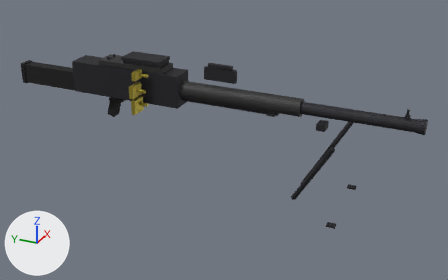
What one commit did to the glTF model public/models/weapons/m60.glb.
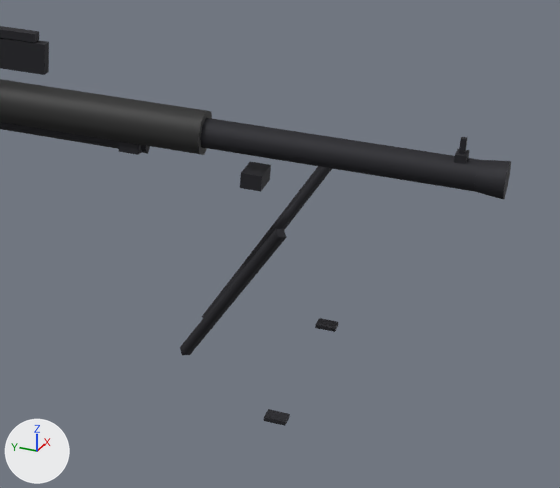
The first picture shows the older version from a 50 mm lens placed at (-1.255, -0.824, 0.563), pointed at (0.007, -0.256, -0.068). The close-ups show the older and then the newer version on the part from 48% to 100% of the width and 19% to 91% of the height of that picture. Only the edits that show in the close-ups are written down. The axes (+X, +Y, +Z) are drawn at lower left. The lights are the same throughout. Where no turn or scale is listed for an object, it has been applied to the vertices.

The first close-up shows 'Mesh_Barrel', 'Mesh_BipodFootL', 'Mesh_BipodFootR', 'Mesh_BipodLeft', 'Mesh_BipodMount', 'Mesh_BipodRight', 'Mesh_CarryHandle', 'Mesh_CarryHandleTop', 'Mesh_FlashHider', 'Mesh_GasBlock', 'Mesh_GasTube', 'Mesh_HeatShield' and 2 more.
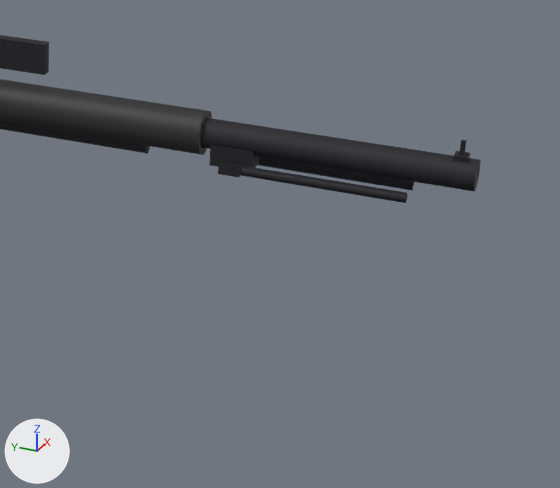
What differs and where, as boxes [x1, y1, x2, y2] in the close-ups (560 x 488 px):
```json
{"object": "Mesh_BipodLeft", "change": "deleted", "before": [180, 229, 287, 355]}
{"object": "Mesh_BipodL", "change": "added", "after": [239, 165, 408, 203]}
{"object": "Mesh_BipodRight", "change": "deleted", "before": [202, 166, 332, 318], "on screen": "mostly hidden"}
{"object": "Mesh_BipodR", "change": "added", "after": [258, 157, 414, 191]}
{"object": "Mesh_FlashHider", "change": "deleted", "before": [474, 160, 511, 199]}
{"object": "Mesh_GasBlock", "change": "moved", "before": [119, 141, 142, 155], "after": [209, 144, 261, 168]}
{"object": "Mesh_BipodMount", "change": "deleted", "before": [240, 162, 271, 192]}
{"object": "Mesh_CarryHandleTop", "change": "deleted", "before": [0, 26, 39, 42]}
{"object": "Mesh_BipodFootL", "change": "deleted", "before": [264, 409, 290, 426]}
{"object": "Mesh_BipodYoke", "change": "added", "after": [218, 162, 241, 177]}
{"object": "Mesh_BipodFootR", "change": "deleted", "before": [315, 318, 339, 332]}
```

The change, as JSON lines over the scene's bpy script:
```json
{"op": "add", "block": "me_mesh_bipodr", "code": ["me_mesh_bipodr = bpy.data.meshes.new('Mesh_BipodR')", "me_mesh_bipodr.from_pydata(...)  # 12 vertices, 16 faces; spans x -0.005..0.005, y -0.08..0.08, z -0.005..0.005", "me_mesh_bipodr.materials.append(mat_material_0)  # dark grey #333338"]}
{"op": "add", "block": "me_mesh_bipodyoke", "code": ["me_mesh_bipodyoke = bpy.data.meshes.new('Mesh_BipodYoke')", "me_mesh_bipodyoke.from_pydata(...)  # a box spanning x -0.02..0.02, y -0.01..0.01, z -0.005..0.005", "me_mesh_bipodyoke.materials.append(mat_material_0)  # dark grey #333338"]}
{"op": "remove", "block": "ob_mesh_flashhider", "code": ["ob_mesh_flashhider = bpy.data.objects.new('Mesh_FlashHider', me_mesh_flashhider)", "ob_mesh_flashhider.location = (0.0, -0.7, 0.05)"]}
{"op": "set", "path": "ob_mesh_gasblock.location", "old": "(0.0, -0.38, 0.035)", "new": "(0.0, -0.48, 0.035)"}
{"op": "remove", "block": "ob_mesh_bipodleft", "code": ["ob_mesh_bipodleft = bpy.data.objects.new('Mesh_BipodLeft', me_mesh_bipodleft)", "ob_mesh_bipodleft.location = (-0.06, -0.5, -0.08)"]}
{"op": "remove", "block": "ob_mesh_bipodright", "code": ["ob_mesh_bipodright = bpy.data.objects.new('Mesh_BipodRight', me_mesh_bipodright)", "ob_mesh_bipodright.location = (0.06, -0.5, -0.08)"]}
{"op": "remove", "block": "ob_mesh_bipodmount", "code": ["ob_mesh_bipodmount = bpy.data.objects.new('Mesh_BipodMount', me_mesh_bipodmount)", "ob_mesh_bipodmount.location = (0.0, -0.5, 0.015)"]}
{"op": "remove", "block": "ob_mesh_bipodfootl", "code": ["ob_mesh_bipodfootl = bpy.data.objects.new('Mesh_BipodFootL', me_mesh_bipodfootl)", "ob_mesh_bipodfootl.location = (-0.095, -0.56, -0.175)"]}
{"op": "remove", "block": "ob_mesh_bipodfootr", "code": ["ob_mesh_bipodfootr = bpy.data.objects.new('Mesh_BipodFootR', me_mesh_bipodfootr)", "ob_mesh_bipodfootr.location = (0.095, -0.56, -0.175)"]}
{"op": "remove", "block": "ob_mesh_carryhandletop", "code": ["ob_mesh_carryhandletop = bpy.data.objects.new('Mesh_CarryHandleTop', me_mesh_carryhandletop)", "ob_mesh_carryhandletop.location = (0.0, -0.25, 0.12)"]}
{"op": "add", "block": "ob_mesh_bipodr", "code": ["ob_mesh_bipodr = bpy.data.objects.new('Mesh_BipodR', me_mesh_bipodr)", "ob_mesh_bipodr.location = (0.015, -0.56, 0.025)"]}
{"op": "add", "block": "ob_mesh_bipodl", "code": ["ob_mesh_bipodl = bpy.data.objects.new('Mesh_BipodL', me_mesh_bipodr.copy())", "ob_mesh_bipodl.location = (-0.015, -0.56, 0.025)"]}
{"op": "add", "block": "ob_mesh_bipodyoke", "code": ["ob_mesh_bipodyoke = bpy.data.objects.new('Mesh_BipodYoke', me_mesh_bipodyoke)", "ob_mesh_bipodyoke.location = (0.0, -0.48, 0.025)"]}
```
